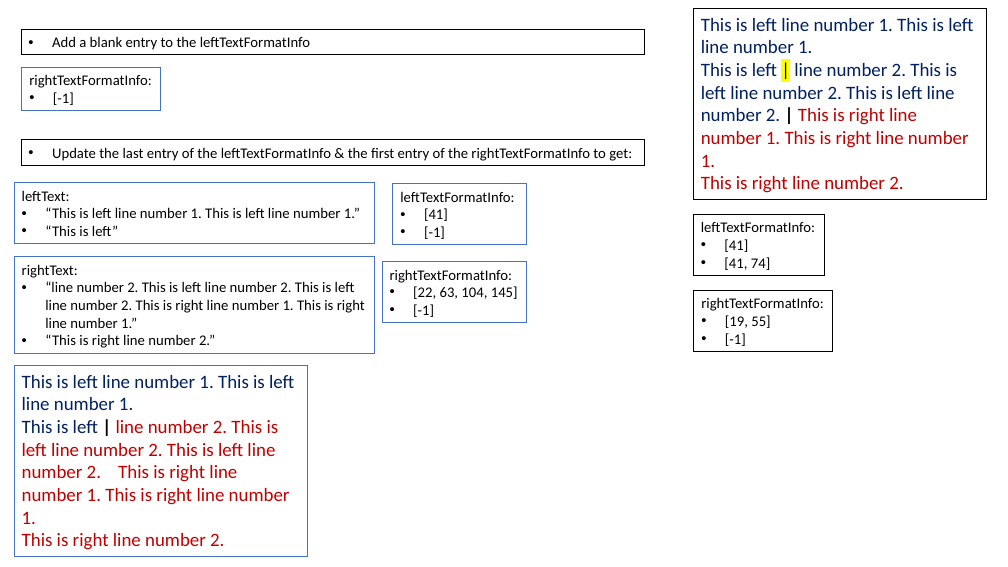
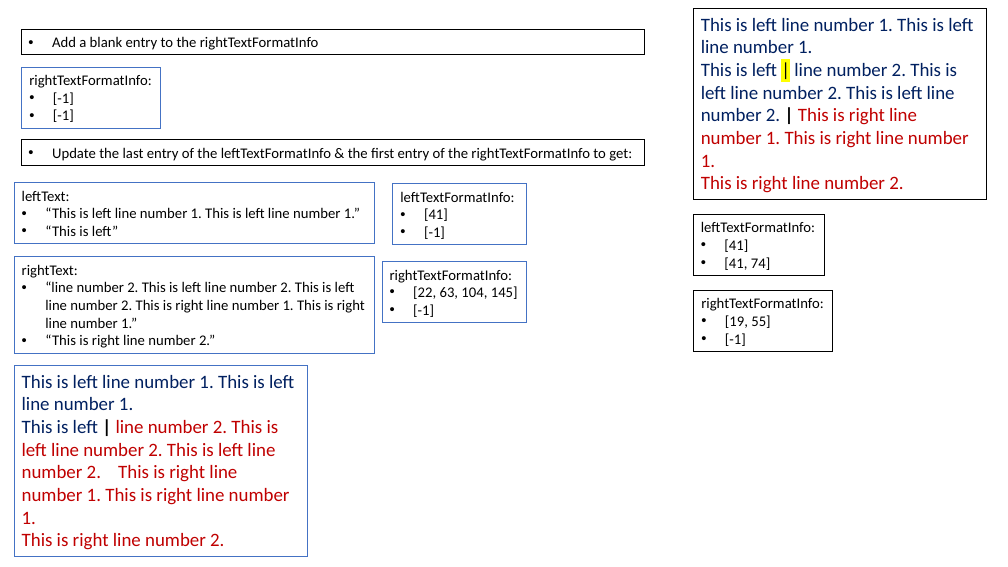
Before and after one commit to L-Holmes/PowerPoint-Quiz-Generator, a slide deck: slide 14 of textbox guide.pptx. Drawn at 1008x567 pixels with LibreOffice and Linux fonts; fonts in the diff are those of the drawing. Boxes give left, top, right and bottom in pixels: in the first picture for what was removed or moved away, otherwise in the second. Text is boxed around its words. In the diff, an @@ line names an element or a change of style, - is before the commit and + after.

Commit message:
checked the updateFormattingOnEntireLine method and modified it to account for the point where the left text meets the right text. Also created new method (findOverHangFromAvgCharWidth) to provide a more efficient method of finding the position of the overhang within the text

```diff
--- a/textbox guide.pptx
+++ b/textbox guide.pptx
@@ text in rectangle at bbox=[52, 36, 319, 50]: text changed @@
-• Add a blank entry to the leftTextFormatInfo
+• Add a blank entry to the rightTextFormatInfo
@@ rectangle "rightTextFormatInfo:": place and size @@
-rectangle "rightTextFormatInfo:" at bbox=[22, 67, 161, 110]
+rectangle "rightTextFormatInfo:" at bbox=[22, 67, 161, 129]
@@ text in rectangle at bbox=[53, 109, 74, 122]: paragraph added @@
+• [-1]
```
Also in this commit, not shown: 1 other slide changed, 6 slides added, 1 other file.
